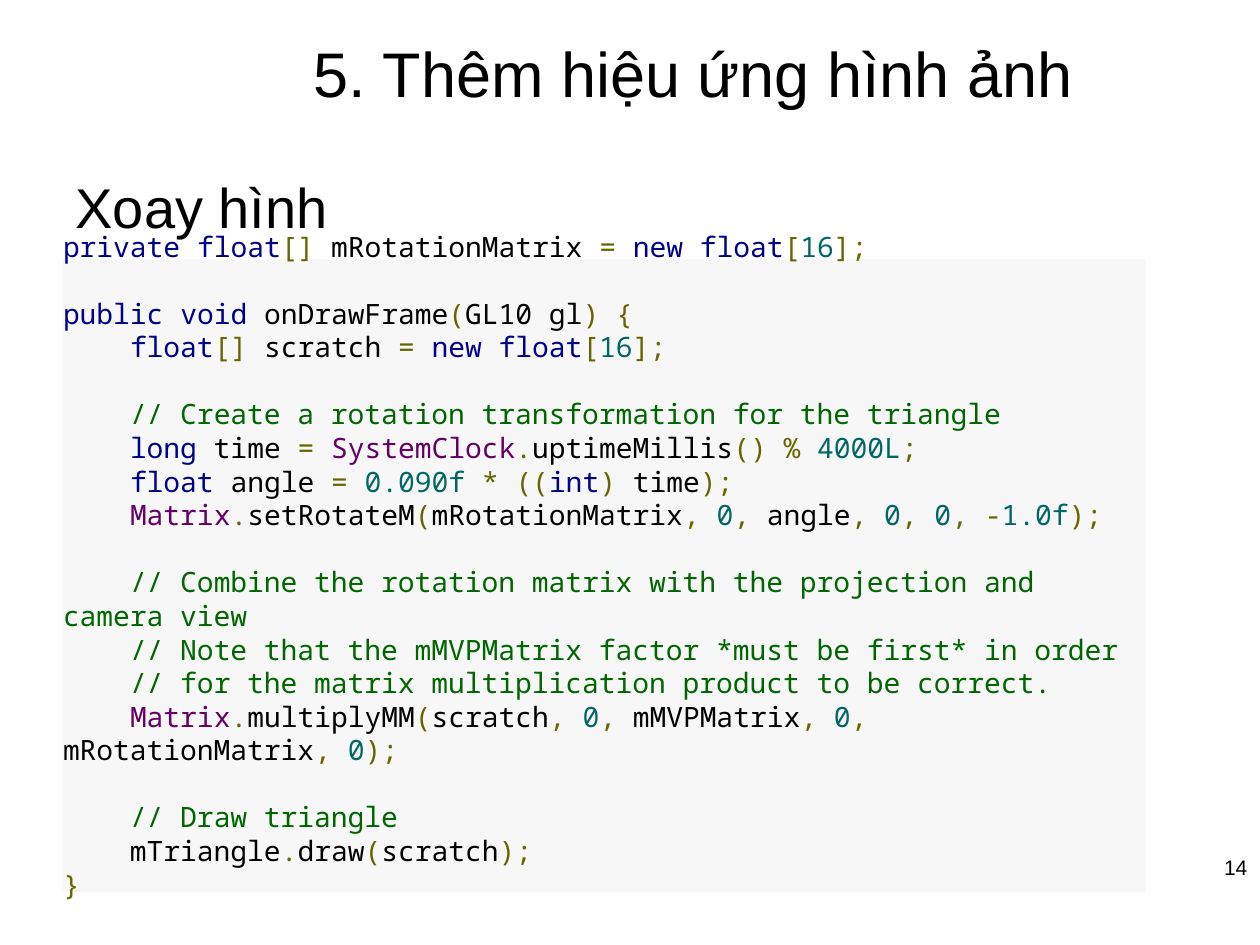
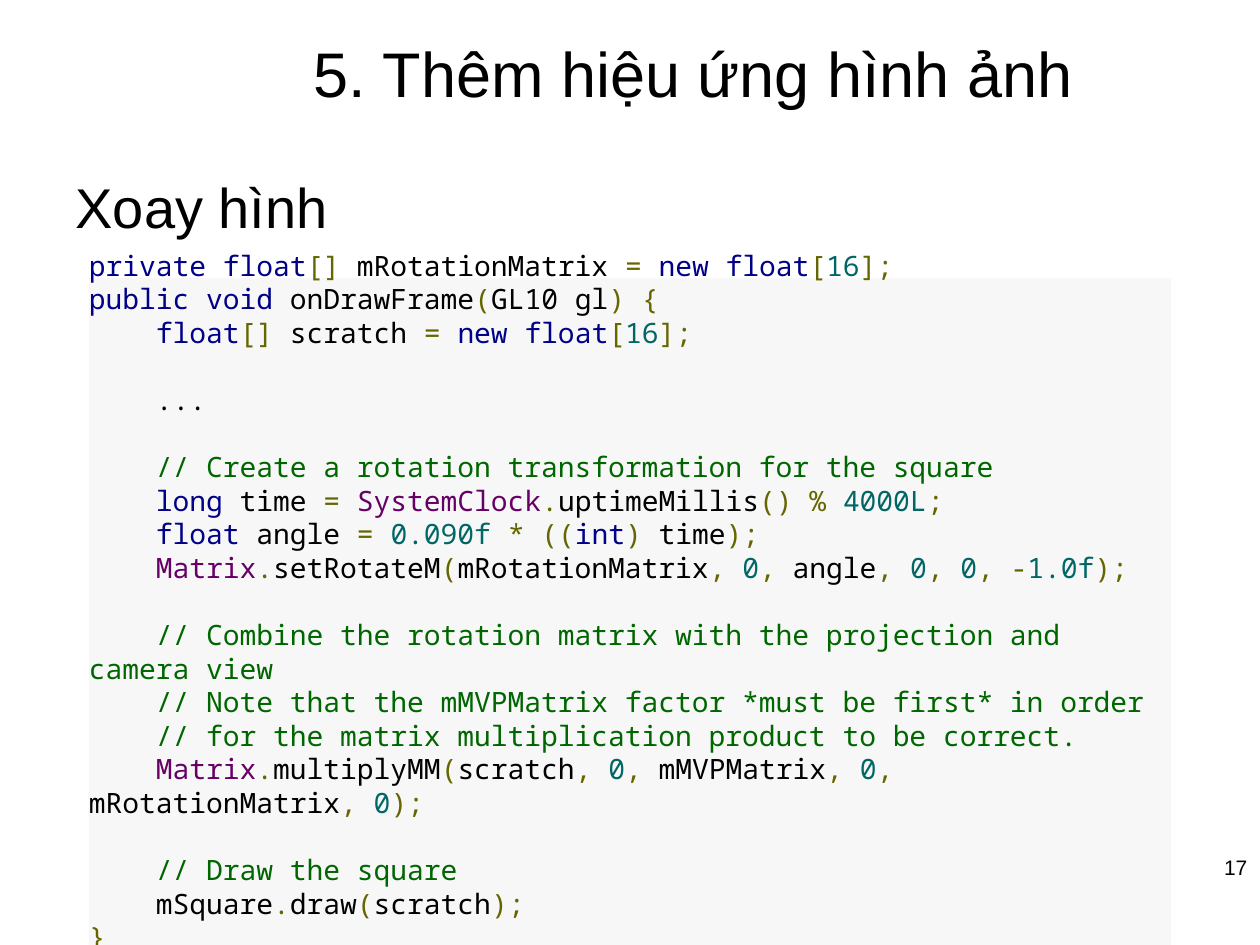
Before and after one commit to CTT535/Mobile_Project_1, a slide deck: slide 17 of Document/SeminarOpenGL.pptx (slide 14 before the commit). Drawn at 1260x945 pixels with LibreOffice and Linux fonts; fonts in the diff are those of the drawing; background and template pictures are left out. Boxes give left, top, right and bottom in pixels: in the first picture for what was removed or moved away, otherwise in the second. Text is boxed around its words. In the diff, an @@ line names an element or a change of style, - is before the commit and + after.

```diff
--- a/Document/SeminarOpenGL.pptx
+++ b/Document/SeminarOpenGL.pptx
@@ rectangle "private float[] mRotationMatrix = new ...": place and size @@
-rectangle "private float[] mRotationMatrix = new ..." at [63,260,1145,892]
+rectangle "private float[] mRotationMatrix = new ..." at [88,278,1171,945]
@@ text in rectangle at [89,287,1144,921]: text changed @@
-private float[] mRotationMatrix = new float[16];
-public void onDrawFrame(GL10 gl) {
-float[] scratch = new float[16];
-// Create a rotation transformation for the triangle
-long time = SystemClock.uptimeMillis() % 4000L;
-float angle = 0.090f * ((int) time);
-Matrix.setRotateM(mRotationMatrix, 0, angle, 0, 0, -1.0f);
-// Combine the rotation matrix with the projection and camera view
-// Note that the mMVPMatrix factor *must be first* in order
-// for the matrix multiplication product to be correct.
-Matrix.multiplyMM(scratch, 0, mMVPMatrix, 0, mRotationMatrix, 0);
-// Draw triangle
-mTriangle.draw(scratch);
-}
+private float[] mRotationMatrix = new float[16];
+public void onDrawFrame(GL10 gl) {
+float[] scratch = new float[16];
+...
+// Create a rotation transformation for the square
+long time = SystemClock.uptimeMillis() % 4000L;
+float angle = 0.090f * ((int) time);
+Matrix.setRotateM(mRotationMatrix, 0, angle, 0, 0, -1.0f);
+// Combine the rotation matrix with the projection and camera view
+// Note that the mMVPMatrix factor *must be first* in order
+// for the matrix multiplication product to be correct.
+Matrix.multiplyMM(scratch, 0, mMVPMatrix, 0, mRotationMatrix, 0);
+// Draw the square
+mSquare.draw(scratch);
+}
@@ page number at [1224,860,1247,875]: text changed @@
-14
+17
```
Also in this commit, not shown: 10 other slides changed, 6 slides added, 5 other files.
